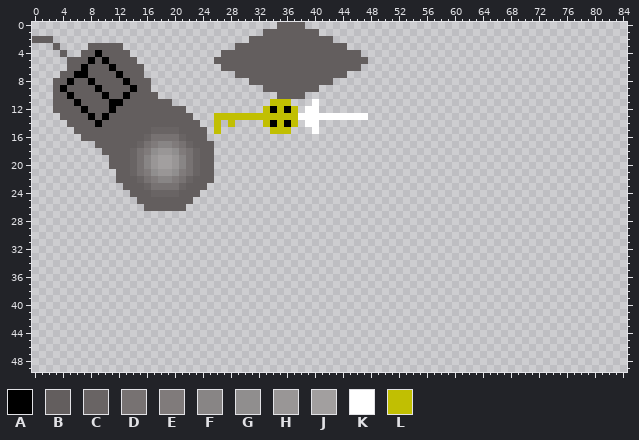
Sprite sheet -- Missile Command/res/graphics/GUIsheet.png. This is how it looked before the edit.
The file is 85x50 pixels. Colours within 5 levels of each other are drawn and written as one.
Palette (. is transparent): A #000000  B #635e5e  C #696464  D #777272  E #807b7b  F #888585  G #908e8e  H #999696  J #a29f9f  K #ffffff  L #c1bf02
Pixels before (only the part around the change), first column x 0:
 0 ...................................BBBB..............................................
 1 .................................BBBBBBBB............................................
 2 BBB............................BBBBBBBBBBBB..........................................
 3 ...B....BBBBB................BBBBBBBBBBBBBBBB........................................
 4 ....B..BBABBBB.............BBBBBBBBBBBBBBBBBBBB......................................
 5 .....BBBABABBBB...........BBBBBBBBBBBBBBBBBBBBBB.....................................
 6 .....BBABBBABBBB...........BBBBBBBBBBBBBBBBBBBB......................................
 7 ....BBAABBBBABBB.............BBBBBBBBBBBBBBBB........................................
 8 ...BBABBABBBBABBB..............BBBBBBBBBBBB..........................................
 9 ...BABBBBABBBBABB................BBBBBBBB............................................
10 ...BBABBBBABBABBBB.................BBBB..............................................
11 ...BBBABBBBAABBBBBBB..............LLL...K............................................
12 ...BBBBABBBABBBBBBBBBB...........LALAL.KK............................................
13 ....BBBBABABBBBBBBBBBBB...LLLLLLLLLLLLKKKKKKKKKK.....................................
14 .....BBBBABBBBBBBBBBBBBB..L.L....LALAL.KK............................................
15 ......BBBBBBBBBBBCCCCBBBB.L.......LLL...K............................................
16 .......BBBBBBBBBCDDDDCBBB............................................................
17 .........BBBBBBCDEFFEDCBBB...........................................................
18 ..........BBBBCDEGHHGEDCBB...........................................................
19 ...........BBBCDFHJJHFDCBB...........................................................
20 ...........BBBCDFHJJHFDCBB...........................................................
21 ............BBCDEGHHGEDCBB...........................................................
22 ............BBBCDEFFEDCBBB...........................................................
23 .............BBBCDDDDCBBB............................................................
24 ..............BBBCCCCBBB.............................................................
25 ...............BBBBBBBB..............................................................
26 ................BBBBBB...............................................................
27 .....................................................................................
28 .....................................................................................
29 .....................................................................................
30 .....................................................................................
31 .....................................................................................
32 .....................................................................................
33 .....................................................................................
34 .....................................................................................
35 .....................................................................................
36 .....................................................................................
37 .....................................................................................
38 .....................................................................................
39 .....................................................................................
40 .....................................................................................
41 .....................................................................................
42 .....................................................................................
43 .....................................................................................
44 .....................................................................................
45 .....................................................................................
46 .....................................................................................
47 .....................................................................................
48 .....................................................................................
49 .....................................................................................
The result:
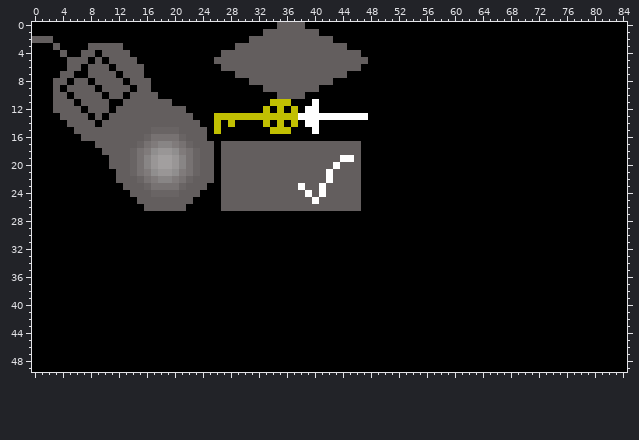
From old to new:
Changed rows in their new state; - is an unchanged pixel.
first column x 0:
 0 AAAAAAAAAAAAAAAAAAAAAAAAAAAAAAAAAAA----AAAAAAAAAAAAAAAAAAAAAAAAAAAAAAAAAAAAAAAAAAAAAA
 1 AAAAAAAAAAAAAAAAAAAAAAAAAAAAAAAAA--------AAAAAAAAAAAAAAAAAAAAAAAAAAAAAAAAAAAAAAAAAAAA
 2 ---AAAAAAAAAAAAAAAAAAAAAAAAAAAA------------AAAAAAAAAAAAAAAAAAAAAAAAAAAAAAAAAAAAAAAAAA
 3 AAA-AAAA-----AAAAAAAAAAAAAAAA----------------AAAAAAAAAAAAAAAAAAAAAAAAAAAAAAAAAAAAAAAA
 4 AAAA-AA-------AAAAAAAAAAAAA--------------------AAAAAAAAAAAAAAAAAAAAAAAAAAAAAAAAAAAAAA
 5 AAAAA----------AAAAAAAAAAA----------------------AAAAAAAAAAAAAAAAAAAAAAAAAAAAAAAAAAAAA
 6 AAAAA-----------AAAAAAAAAAA--------------------AAAAAAAAAAAAAAAAAAAAAAAAAAAAAAAAAAAAAA
 7 AAAA------------AAAAAAAAAAAAA----------------AAAAAAAAAAAAAAAAAAAAAAAAAAAAAAAAAAAAAAAA
 8 AAA--------------AAAAAAAAAAAAAA------------AAAAAAAAAAAAAAAAAAAAAAAAAAAAAAAAAAAAAAAAAA
 9 AAA--------------AAAAAAAAAAAAAAAA--------AAAAAAAAAAAAAAAAAAAAAAAAAAAAAAAAAAAAAAAAAAAA
10 AAA---------------AAAAAAAAAAAAAAAAA----AAAAAAAAAAAAAAAAAAAAAAAAAAAAAAAAAAAAAAAAAAAAAA
11 AAA-----------------AAAAAAAAAAAAAA---AAA-AAAAAAAAAAAAAAAAAAAAAAAAAAAAAAAAAAAAAAAAAAAA
12 AAA-------------------AAAAAAAAAAA-----A--AAAAAAAAAAAAAAAAAAAAAAAAAAAAAAAAAAAAAAAAAAAA
13 AAAA-------------------AAA----------------------AAAAAAAAAAAAAAAAAAAAAAAAAAAAAAAAAAAAA
14 AAAAA-------------------AA-A-AAAA-----A--AAAAAAAAAAAAAAAAAAAAAAAAAAAAAAAAAAAAAAAAAAAA
15 AAAAAA-------------------A-AAAAAAA---AAA-AAAAAAAAAAAAAAAAAAAAAAAAAAAAAAAAAAAAAAAAAAAA
16 AAAAAAA------------------AAAAAAAAAAAAAAAAAAAAAAAAAAAAAAAAAAAAAAAAAAAAAAAAAAAAAAAAAAAA
17 AAAAAAAAA-----------------ABBBBBBBBBBBBBBBBBBBBAAAAAAAAAAAAAAAAAAAAAAAAAAAAAAAAAAAAAA
18 AAAAAAAAAA----------------ABBBBBBBBBBBBBBBBBBBBAAAAAAAAAAAAAAAAAAAAAAAAAAAAAAAAAAAAAA
19 AAAAAAAAAAA---------------ABBBBBBBBBBBBBBBBBKKBAAAAAAAAAAAAAAAAAAAAAAAAAAAAAAAAAAAAAA
20 AAAAAAAAAAA---------------ABBBBBBBBBBBBBBBBKBBBAAAAAAAAAAAAAAAAAAAAAAAAAAAAAAAAAAAAAA
21 AAAAAAAAAAAA--------------ABBBBBBBBBBBBBBBKBBBBAAAAAAAAAAAAAAAAAAAAAAAAAAAAAAAAAAAAAA
22 AAAAAAAAAAAA--------------ABBBBBBBBBBBBBBBKBBBBAAAAAAAAAAAAAAAAAAAAAAAAAAAAAAAAAAAAAA
23 AAAAAAAAAAAAA------------AABBBBBBBBBBBKBBKBBBBBAAAAAAAAAAAAAAAAAAAAAAAAAAAAAAAAAAAAAA
24 AAAAAAAAAAAAAA----------AAABBBBBBBBBBBBKBKBBBBBAAAAAAAAAAAAAAAAAAAAAAAAAAAAAAAAAAAAAA
25 AAAAAAAAAAAAAAA--------AAAABBBBBBBBBBBBBKBBBBBBAAAAAAAAAAAAAAAAAAAAAAAAAAAAAAAAAAAAAA
26 AAAAAAAAAAAAAAAA------AAAAABBBBBBBBBBBBBBBBBBBBAAAAAAAAAAAAAAAAAAAAAAAAAAAAAAAAAAAAAA
27 AAAAAAAAAAAAAAAAAAAAAAAAAAAAAAAAAAAAAAAAAAAAAAAAAAAAAAAAAAAAAAAAAAAAAAAAAAAAAAAAAAAAA
28 AAAAAAAAAAAAAAAAAAAAAAAAAAAAAAAAAAAAAAAAAAAAAAAAAAAAAAAAAAAAAAAAAAAAAAAAAAAAAAAAAAAAA
29 AAAAAAAAAAAAAAAAAAAAAAAAAAAAAAAAAAAAAAAAAAAAAAAAAAAAAAAAAAAAAAAAAAAAAAAAAAAAAAAAAAAAA
30 AAAAAAAAAAAAAAAAAAAAAAAAAAAAAAAAAAAAAAAAAAAAAAAAAAAAAAAAAAAAAAAAAAAAAAAAAAAAAAAAAAAAA
31 AAAAAAAAAAAAAAAAAAAAAAAAAAAAAAAAAAAAAAAAAAAAAAAAAAAAAAAAAAAAAAAAAAAAAAAAAAAAAAAAAAAAA
32 AAAAAAAAAAAAAAAAAAAAAAAAAAAAAAAAAAAAAAAAAAAAAAAAAAAAAAAAAAAAAAAAAAAAAAAAAAAAAAAAAAAAA
33 AAAAAAAAAAAAAAAAAAAAAAAAAAAAAAAAAAAAAAAAAAAAAAAAAAAAAAAAAAAAAAAAAAAAAAAAAAAAAAAAAAAAA
34 AAAAAAAAAAAAAAAAAAAAAAAAAAAAAAAAAAAAAAAAAAAAAAAAAAAAAAAAAAAAAAAAAAAAAAAAAAAAAAAAAAAAA
35 AAAAAAAAAAAAAAAAAAAAAAAAAAAAAAAAAAAAAAAAAAAAAAAAAAAAAAAAAAAAAAAAAAAAAAAAAAAAAAAAAAAAA
36 AAAAAAAAAAAAAAAAAAAAAAAAAAAAAAAAAAAAAAAAAAAAAAAAAAAAAAAAAAAAAAAAAAAAAAAAAAAAAAAAAAAAA
37 AAAAAAAAAAAAAAAAAAAAAAAAAAAAAAAAAAAAAAAAAAAAAAAAAAAAAAAAAAAAAAAAAAAAAAAAAAAAAAAAAAAAA
38 AAAAAAAAAAAAAAAAAAAAAAAAAAAAAAAAAAAAAAAAAAAAAAAAAAAAAAAAAAAAAAAAAAAAAAAAAAAAAAAAAAAAA
39 AAAAAAAAAAAAAAAAAAAAAAAAAAAAAAAAAAAAAAAAAAAAAAAAAAAAAAAAAAAAAAAAAAAAAAAAAAAAAAAAAAAAA
40 AAAAAAAAAAAAAAAAAAAAAAAAAAAAAAAAAAAAAAAAAAAAAAAAAAAAAAAAAAAAAAAAAAAAAAAAAAAAAAAAAAAAA
41 AAAAAAAAAAAAAAAAAAAAAAAAAAAAAAAAAAAAAAAAAAAAAAAAAAAAAAAAAAAAAAAAAAAAAAAAAAAAAAAAAAAAA
42 AAAAAAAAAAAAAAAAAAAAAAAAAAAAAAAAAAAAAAAAAAAAAAAAAAAAAAAAAAAAAAAAAAAAAAAAAAAAAAAAAAAAA
43 AAAAAAAAAAAAAAAAAAAAAAAAAAAAAAAAAAAAAAAAAAAAAAAAAAAAAAAAAAAAAAAAAAAAAAAAAAAAAAAAAAAAA
44 AAAAAAAAAAAAAAAAAAAAAAAAAAAAAAAAAAAAAAAAAAAAAAAAAAAAAAAAAAAAAAAAAAAAAAAAAAAAAAAAAAAAA
45 AAAAAAAAAAAAAAAAAAAAAAAAAAAAAAAAAAAAAAAAAAAAAAAAAAAAAAAAAAAAAAAAAAAAAAAAAAAAAAAAAAAAA
46 AAAAAAAAAAAAAAAAAAAAAAAAAAAAAAAAAAAAAAAAAAAAAAAAAAAAAAAAAAAAAAAAAAAAAAAAAAAAAAAAAAAAA
47 AAAAAAAAAAAAAAAAAAAAAAAAAAAAAAAAAAAAAAAAAAAAAAAAAAAAAAAAAAAAAAAAAAAAAAAAAAAAAAAAAAAAA
48 AAAAAAAAAAAAAAAAAAAAAAAAAAAAAAAAAAAAAAAAAAAAAAAAAAAAAAAAAAAAAAAAAAAAAAAAAAAAAAAAAAAAA
49 AAAAAAAAAAAAAAAAAAAAAAAAAAAAAAAAAAAAAAAAAAAAAAAAAAAAAAAAAAAAAAAAAAAAAAAAAAAAAAAAAAAAA
Changed places in both pictures, as pixel boxes (x1, y1, x2, y2):
added: (32, 22, 627, 372)
